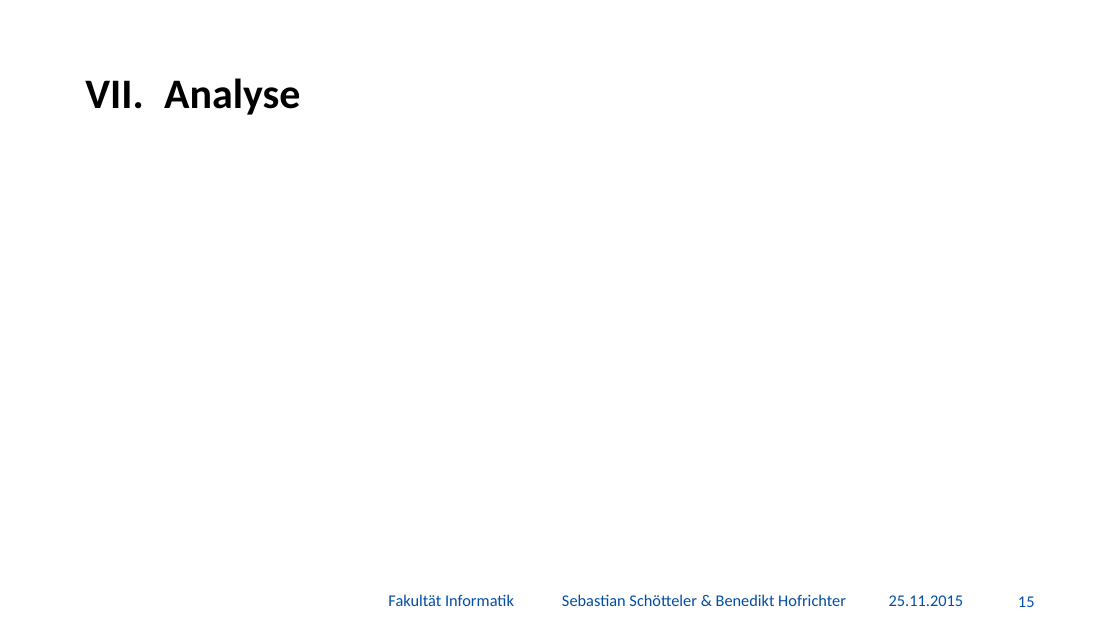
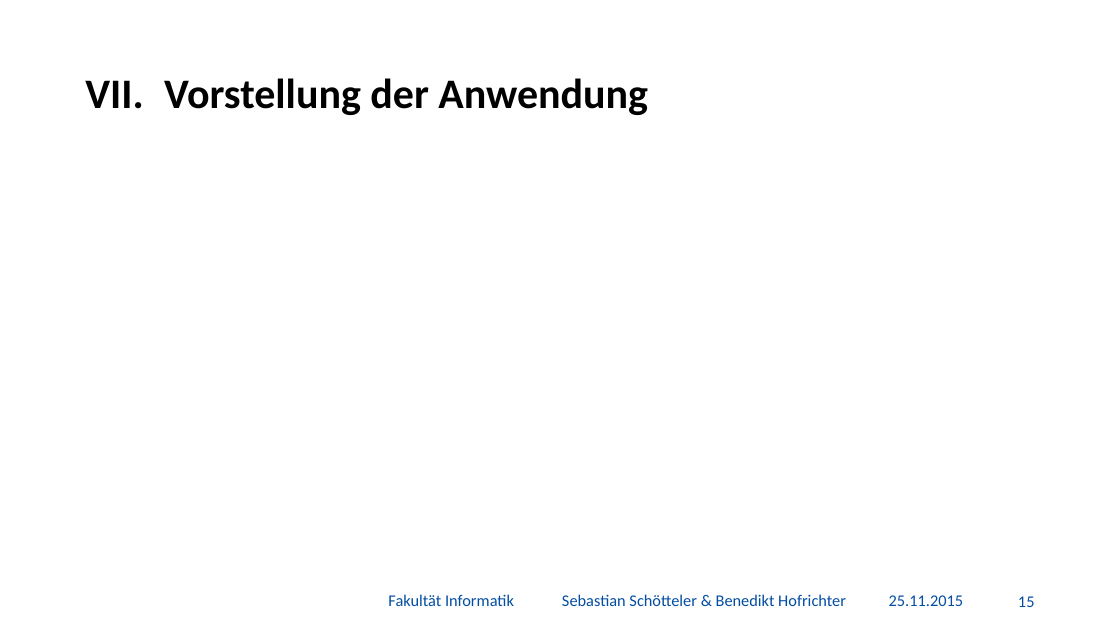
Before and after one commit to BenediktGitGit/soco15, a slide deck: slide 16 of 3b) Vortrag/Präsentation.pptx. Drawn at 1120x630 pixels with LibreOffice and Linux fonts; fonts in the diff are those of the drawing; background and template pictures are left out. Boxes give left, top, right and bottom in pixels: in the first picture for what was removed or moved away, otherwise in the second. Text is boxed around its words. In the diff, an @@ line names an element or a change of style, - is before the commit and + after.

```diff
--- a/3b) Vortrag/Präsentation.pptx
+++ b/3b) Vortrag/Präsentation.pptx
@@ title at <box>164,78,648,115</box>: text changed @@
-VII. Analyse
+VII. Vorstellung der Anwendung
```
Also in this commit, not shown: 10 other slides changed, 2 slides added, 15 other files.
